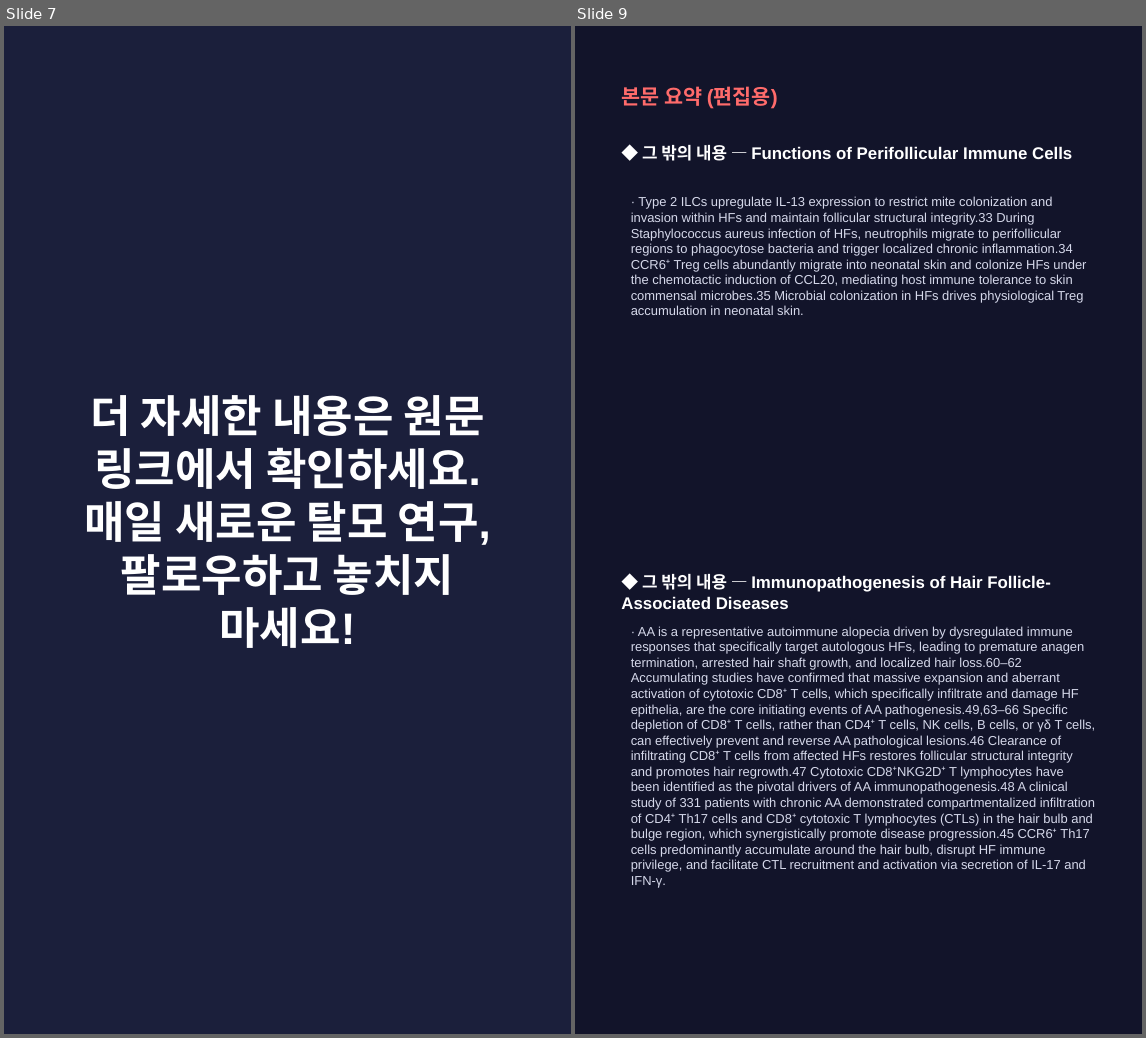
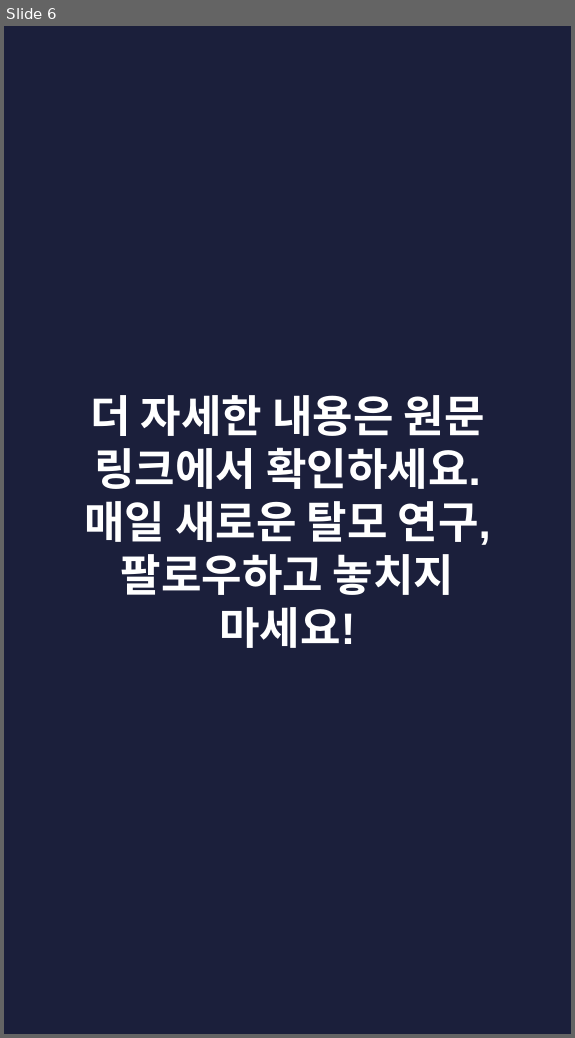
Before and after one commit to hyokang2010-BJ-ANTH/product-builder-test, a slide deck: pwa/data/latest/slides.pptx. Shown side by side, each under a label of ours: slides 7 and 9 before the commit, slide 6 after it; the slides between them are not shown. The pictures are 1146x1038 and 575x1038 pixels, drawn with LibreOffice and Linux fonts; fonts in the diff are those of the drawing. Boxes give left, top, right and bottom in pixels: in the first picture for what was removed or moved away, otherwise in the second. Text is boxed around its words. In the diff, an @@ line names an element or a change of style, - is before the commit and + after.

```diff
--- a/pwa/data/latest/slides.pptx
+++ b/pwa/data/latest/slides.pptx
@@ slide 9 removed at (x1=575, y1=26, x2=1142, y2=1034), background #12142A @@
@@ text removed at (x1=621, y1=86, x2=778, y2=109) @@
-본문 요약 (편집용)
@@ text removed at (x1=642, y1=145, x2=1072, y2=161) @@
-◆ 그 밖의 내용 — Functions of Perifollicular Immune Cells
@@ text removed at (x1=631, y1=196, x2=1086, y2=315) @@
-· Type 2 ILCs upregulate IL‑13 expression to restrict mite colonization and invasion within HFs and maintain follicular structural integrity.33 During Staphylococcus aureus infection of HFs, neutrophils migrate to perifollicular regions to phagocytose bacteria and trigger localized chronic inflammation.34 CCR6⁺ Treg cells abundantly migrate into neonatal skin and colonize HFs under the chemotactic induction of CCL20, mediating host immune tolerance to skin commensal microbes.35 Microbial colonization in HFs drives physiological Treg accumulation in neonatal skin.
@@ text removed at (x1=621, y1=574, x2=1051, y2=609) @@
-◆ 그 밖의 내용 — Immunopathogenesis of Hair Follicle-Associated Diseases
@@ text removed at (x1=631, y1=626, x2=1095, y2=888) @@
-· AA is a representative autoimmune alopecia driven by dysregulated immune responses that specifically target autologous HFs, leading to premature anagen termination, arrested hair shaft growth, and localized hair loss.60–62 Accumulating studies have confirmed that massive expansion and aberrant activation of cytotoxic CD8⁺ T cells, which specifically infiltrate and damage HF epithelia, are the core initiating events of AA pathogenesis.49,63–66 Specific depletion of CD8⁺ T cells, rather than CD4⁺ T cells, NK cells, B cells, or γδ T cells, can effectively prevent and reverse AA pathological lesions.46 Clearance of infiltrating CD8⁺ T cells from affected HFs restores follicular structural integrity and promotes hair regrowth.47 Cytotoxic CD8⁺NKG2D⁺ T lymphocytes have been identified as the pivotal drivers of AA immunopathogenesis.48 A clinical study of 331 patients with chronic AA demonstrated compartmentalized infiltration of CD4⁺ Th17 cells and CD8⁺ cytotoxic T lymphocytes (CTLs) in the hair bulb and bulge region, which synergistically promote disease progression.45 CCR6⁺ Th17 cells predominantly accumulate around the hair bulb, disrupt HF immune privilege, and facilitate CTL recruitment and activation via secretion of IL‑17 and IFN‑γ.
@@ what was slide 7 is now slide 6 @@
```
Also in this commit, not shown: 3 slides changed, 4 slides added, 5 other slides removed, 27 other files.
